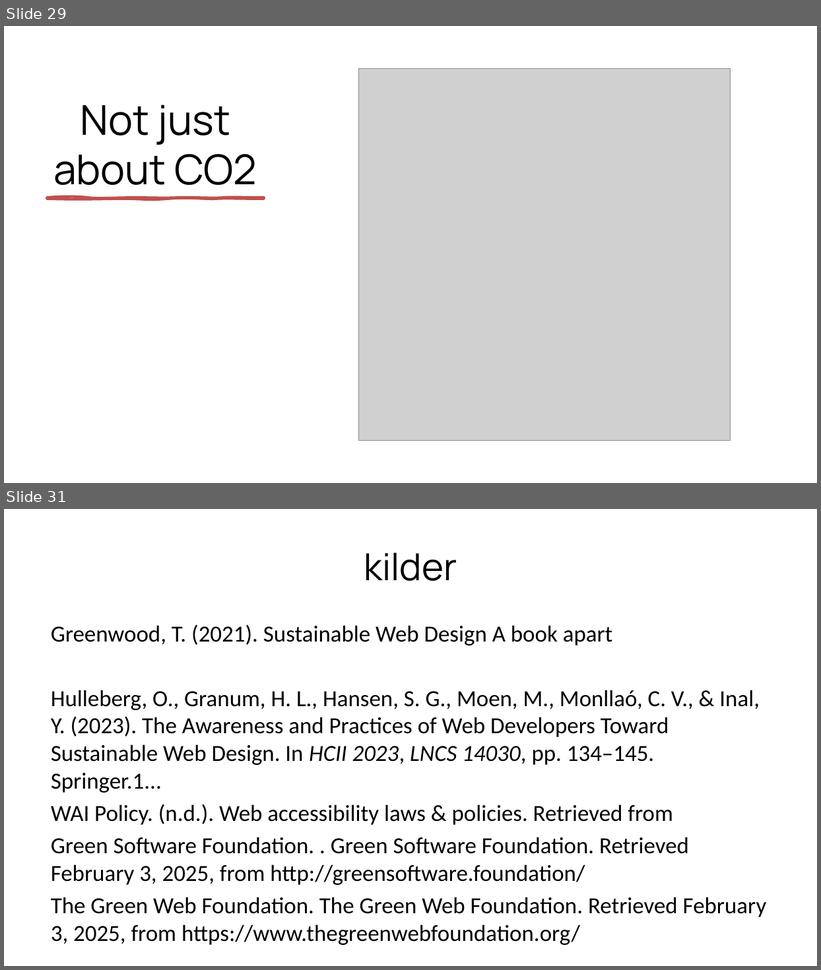
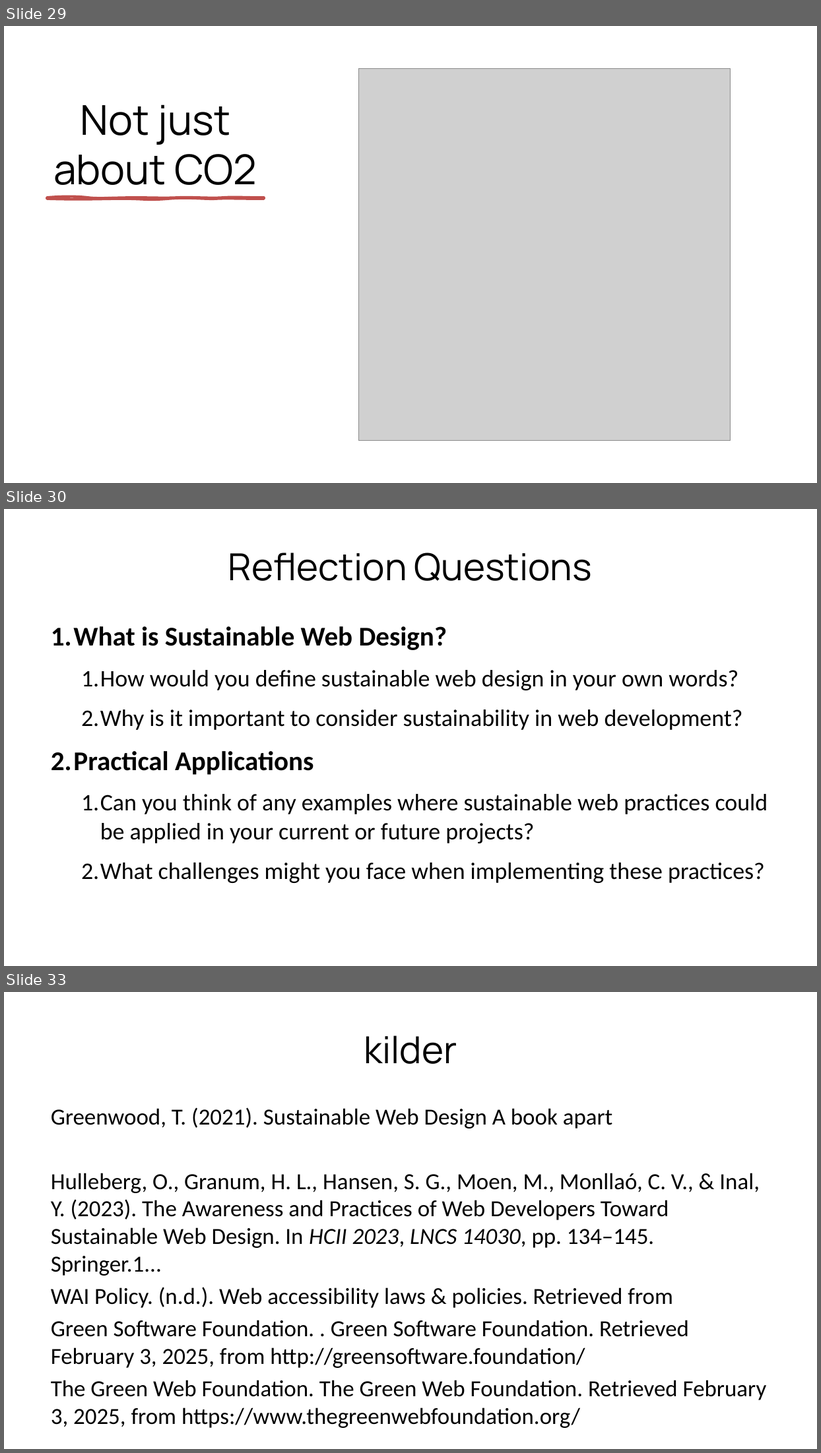
Before and after one commit to xbibogo/MMD24, a slide deck: semester2 PPT/Sustainable_Web_Presentation_Danish.pptx. Shown one above the other, each under a label of ours: slides 29 and 31 before the commit, slides 29, 30 and 33 after it; the slides between them are not shown. The pictures are 821x970 and 821x1453 pixels, drawn with LibreOffice and Linux fonts; fonts in the diff are those of the drawing; grey boxes stand for pictures. Boxes give left, top, right and bottom in pixels: in the first picture for what was removed or moved away, otherwise in the second. Text is boxed around its words. In the diff, an @@ line names an element or a change of style, - is before the commit and + after.

```diff
--- a/semester2 PPT/Sustainable_Web_Presentation_Danish.pptx
+++ b/semester2 PPT/Sustainable_Web_Presentation_Danish.pptx
@@ slide 30 added at bbox=[4, 509, 817, 966], background #FFFFFF @@
@@ title added at bbox=[228, 553, 592, 581], 44 pt, text #000000 @@
+Reflection Questions
@@ text added at bbox=[51, 626, 768, 883], 28 pt, text #000000 @@
+1. What is Sustainable Web Design?
+  1. How would you define sustainable web design in your own words?
+  2. Why is it important to consider sustainability in web development?
+2. Practical Applications
+  1. Can you think of any examples where sustainable web practices could be applied in your current or future projects?
+  2. What challenges might you face when implementing these practices?
@@ what was slide 31 is now slide 33 @@
```
Also in this commit, not shown: 1 slide changed, 1 other slide added, 1 other file.
